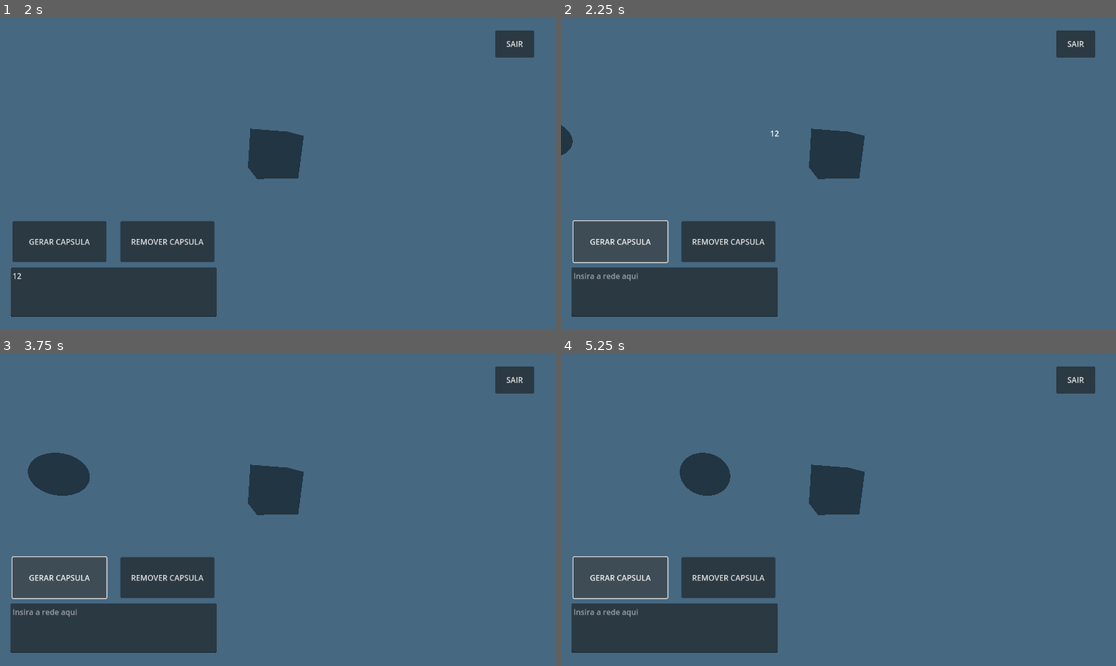
Above: before the commit, frames 1-4 (two rows, left to right).
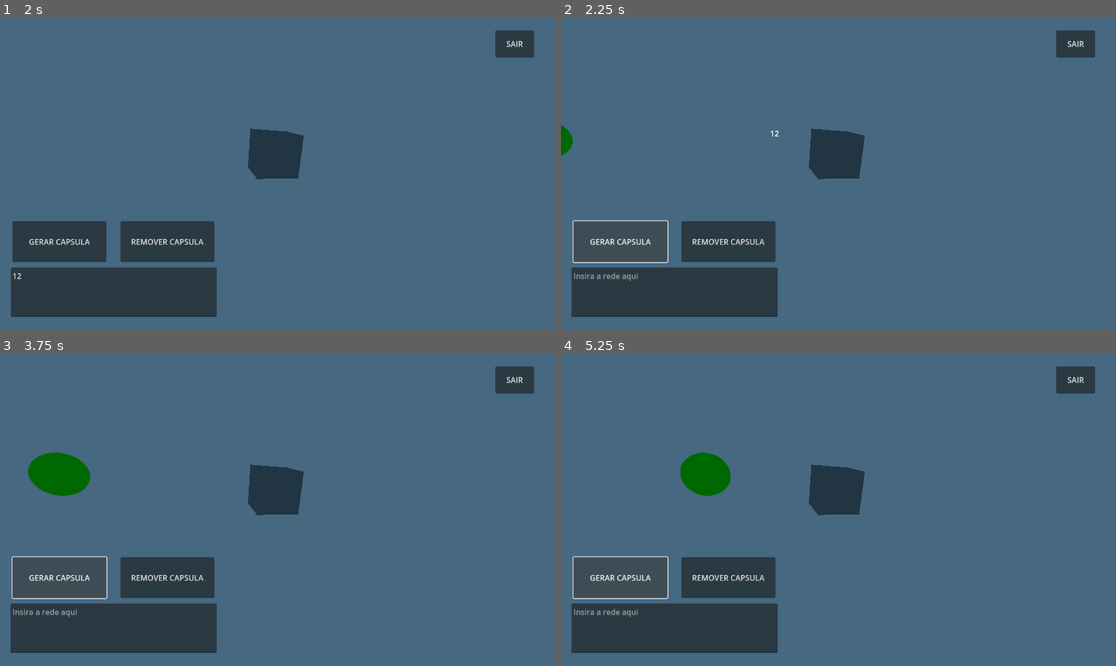
Above: after the commit, the same moments.

Repository: RafaelCamposTXR/Iniciacao-cientifica-IA
Game: Godot game, scene res://MenuPrincipal.tscn
The game is run twice, just before and just after one commit, with the same random seed, the same clock (stepped at 60 frames per second) and the same inputs.
Inputs (mouse positions are in pixels of both pictures, inside the frame that each line leads up to):
- Up to frame 1 (2 s): click "ACESSAR" at 0.5 s; click (111, 292) at 1.27 s; type "12" at 1.35 s
- Up to frame 2 (2.25 s): click "GERAR CAPSULA" at 2 s
- Up to frame 3 (3.75 s): click "REMOVER CAPSULA" at 2.75 s; click "GERAR CAPSULA" at 3.5 s
- Up to frame 4 (5.25 s): click "REMOVER CAPSULA" at 4.25 s; click "GERAR CAPSULA" at 5 s

Frame 1 is identical in both runs. In frame 2, 0.1% of the frame differs, in the area x 0-3%, y 34-45%; in frame 3, 1.2%, in the area x 5-17%, y 31-46%; in frame 4, 1.0%.

Commit message:
adicionando mecânica inicial de interação com neurônios

Diff:
--- a/Neuronio.tscn
+++ b/Neuronio.tscn
@@ -1,13 +1,74 @@
-[gd_scene load_steps=6 format=3 uid="uid://dbev8aao4byoh"]
+[gd_scene load_steps=7 format=3 uid="uid://dbev8aao4byoh"]
 
-[ext_resource type="Script" path="res://neuronio.gd" id="1_61or2"]
+[sub_resource type="PhysicsMaterial" id="PhysicsMaterial_j003w"]
 
-[sub_resource type="PhysicsMaterial" id="PhysicsMaterial_htvsk"]
+[sub_resource type="GDScript" id="GDScript_oxt8j"]
+resource_local_to_scene = true
+script/source = "extends RigidBody3D
+
+
+var NovaTB = preload(\"res://PopUp.tscn\")
+var instanciasHover = []
+var qtdHOVER = 0
+var neuronio
+var material
+var capsula
+var default_color = null
+var other_color = Color.PINK
+var sucesso = 0
+
+
+func _ready():
+	capsula = get_parent().get_node(\"CAPSULAINSTANCIA/Neuronio\")
+	make_unique()
+	if sucesso == 1:
+		EscolheCor(1)
+		sucesso = 0
+	elif sucesso == 0:
+		EscolheCor(0)
+		sucesso = 1
+
+
+func make_unique():
+	material = capsula.mesh.material.duplicate()
+	default_color = material.albedo_color
+	capsula.set(\"material/0\", material)
+
+
+func _process(delta):
+	pass
+
+
+func instanciarHover(pos):
+	instanciasHover.append( NovaTB.instantiate())
+	add_child(instanciasHover[qtdHOVER])
+	qtdHOVER += 1
+
+
+func _on_mouse_entered():
+		instanciarHover(Vector2(-1,0))
+		neuronio = get_parent().get_node(\"CAPSULAINSTANCIA/Neuronio\")
+		neuronio.mesh.material.albedo_color = Color(255 , 0, 0, 1)
+
+
+func _on_mouse_exited():
+	instanciasHover[qtdHOVER-1].queue_free()
+
+func EscolheCor(cor):
+	if cor == 0:
+		capsula.set(\"material/0\", Color(255,0,0,1))
+	else:
+		capsula.set(\"material/0\", Color(0,255,0,1))
+"
 
 [sub_resource type="BoxShape3D" id="BoxShape3D_i5wpr"]
 size = Vector3(1, 0.473877, 1)
 
-[sub_resource type="SphereMesh" id="SphereMesh_gpil2"]
+[sub_resource type="StandardMaterial3D" id="StandardMaterial3D_bdknh"]
+albedo_color = Color(0, 1, 0, 1)
+
+[sub_resource type="SphereMesh" id="SphereMesh_evxwd"]
+material = SubResource("StandardMaterial3D_bdknh")
 
 [sub_resource type="GDScript" id="GDScript_cfuff"]
 script/source = "extends MeshInstance3D
@@ -34,18 +95,21 @@
 
 [node name="CAPSULAINSTANCIA" type="RigidBody3D" parent="."]
 transform = Transform3D(1, 0, 0, 0, 1, 0, 0, 0, 1, 2.86395, -1.16132, -4.82563)
-physics_material_override = SubResource("PhysicsMaterial_htvsk")
+physics_material_override = SubResource("PhysicsMaterial_j003w")
 gravity_scale = 0.0
-script = ExtResource("1_61or2")
+script = SubResource("GDScript_oxt8j")
 
 [node name="CollisionShape3D" type="CollisionShape3D" parent="CAPSULAINSTANCIA"]
-transform = Transform3D(0.846179, 0, 0, 0, 1.86603, 0, 0, 0, 0.695534, -0.017642, 0.00400078, 0)
+transform = Transform3D(1, 0, 0, 0, 1, 0, 0, 0, 1, -0.017642, 0.00400078, 0)
 shape = SubResource("BoxShape3D_i5wpr")
 
-[node name="MeshInstance3D" type="MeshInstance3D" parent="CAPSULAINSTANCIA"]
-mesh = SubResource("SphereMesh_gpil2")
+[node name="Neuronio" type="MeshInstance3D" parent="CAPSULAINSTANCIA"]
+transform = Transform3D(1, 0, 0, 0, 1, 0, 0, 0, 1, 0.0182145, 0, 0.0106659)
+gi_mode = 2
+mesh = SubResource("SphereMesh_evxwd")
 script = SubResource("GDScript_cfuff")
+metadata/_edit_lock_ = true
 
-[connection signal="input_event" from="CAPSULAINSTANCIA" to="CAPSULAINSTANCIA/MeshInstance3D" method="_on_rigid_body_3d_input_event"]
+[connection signal="input_event" from="CAPSULAINSTANCIA" to="CAPSULAINSTANCIA/Neuronio" method="_on_rigid_body_3d_input_event"]
 [connection signal="mouse_entered" from="CAPSULAINSTANCIA" to="CAPSULAINSTANCIA" method="_on_mouse_entered"]
 [connection signal="mouse_exited" from="CAPSULAINSTANCIA" to="CAPSULAINSTANCIA" method="_on_mouse_exited"]
--- a/mainLoop.gd
+++ b/mainLoop.gd
@@ -5,6 +5,7 @@
 var NovaCapsula = preload("res://Neuronio.tscn")
 var instanciasHover = []
 var instanciasCapsula = []
+var neuronio
 var qtdHOVER = 0
 var qtdCAP = 0
 var x = -10
@@ -25,9 +26,14 @@
 	qtdHOVER += 1
 
 func instanciarCapsula(pos):
-	instanciasCapsula.append(NovaCapsula.instantiate())
+	var B = NovaCapsula.duplicate()
+	print(NovaCapsula)
+	print(B)
+	instanciasCapsula.append(B.instantiate())
+	neuronio = instanciasCapsula[qtdCAP].get_node("CAPSULAINSTANCIA")
+	add_child(instanciasCapsula[qtdCAP])
 	instanciasCapsula[qtdCAP].position = pos
-	add_child(instanciasCapsula[qtdCAP])
+	pos.x += 1
 	qtdCAP += 1
 
 func _on_button_0_button_down():
@@ -36,6 +42,7 @@
 
 func _on_rigid_body_3d_mouse_entered():
 	instanciarHover(Vector2(-1,0))
+
 
 
 func _on_rigid_body_3d_mouse_exited():
--- a/neuronio.gd
+++ b/neuronio.gd
@@ -4,13 +4,34 @@
 var NovaTB = preload("res://PopUp.tscn")
 var instanciasHover = []
 var qtdHOVER = 0
-# Called when the node enters the scene tree for the first time.
+var neuronio
+var material
+var capsula
+var default_color = null
+var other_color = Color.PINK
+var sucesso = 0
+
+
 func _ready():
-	pass # Replace with function body.
+	capsula = get_parent().get_node("CAPSULAINSTANCIA/Neuronio")
+	make_unique()
+	if sucesso == 1:
+		EscolheCor(1)
+		sucesso = 0
+	elif sucesso == 0:
+		EscolheCor(0)
+		sucesso = 1
 
-# Called every frame. 'delta' is the elapsed time since the previous frame.
+
+func make_unique():
+	material = capsula.mesh.material.duplicate()
+	default_color = material.albedo_color
+	capsula.set("material/0", material)
+
+
 func _process(delta):
 	pass
+
 
 func instanciarHover(pos):
 	instanciasHover.append( NovaTB.instantiate())
@@ -20,7 +41,15 @@
 
 func _on_mouse_entered():
 		instanciarHover(Vector2(-1,0))
+		neuronio = get_parent().get_node("CAPSULAINSTANCIA/Neuronio")
+		neuronio.mesh.material.albedo_color = Color(255 , 0, 0, 1)
 
 
 func _on_mouse_exited():
 	instanciasHover[qtdHOVER-1].queue_free()
+
+func EscolheCor(cor):
+	if cor == 0:
+		capsula.set("material/0", Color(255,0,0,1))
+	else:
+		capsula.set("material/0", Color(0,255,0,1))
